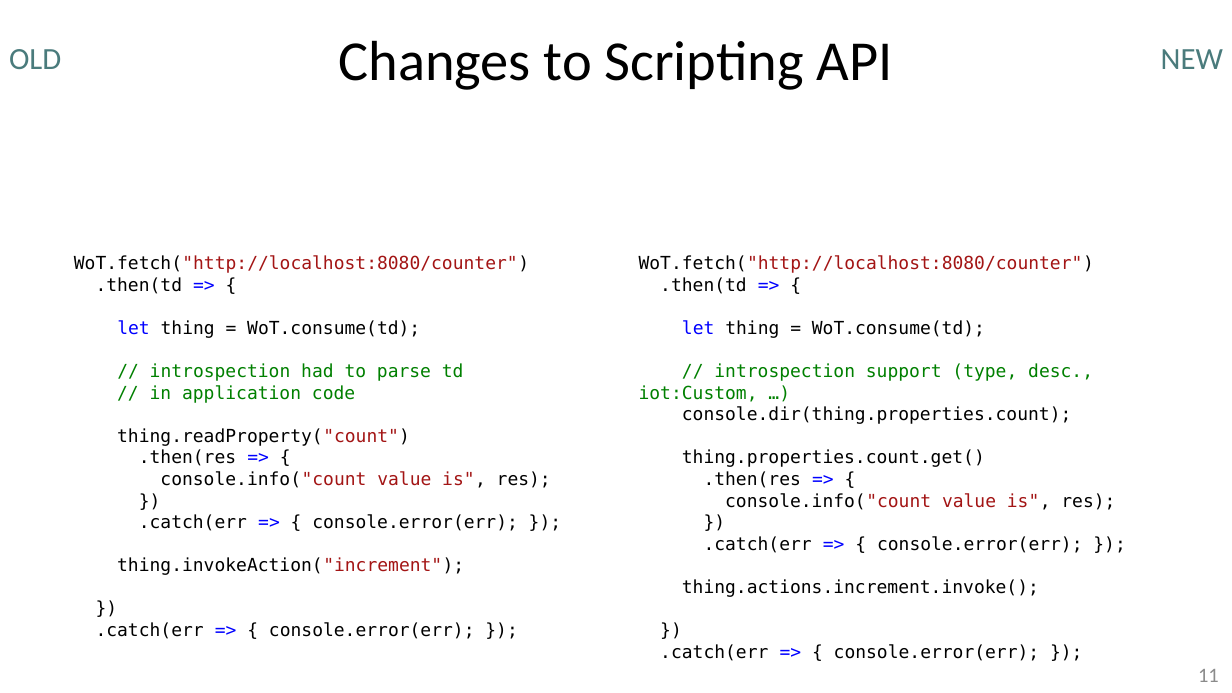
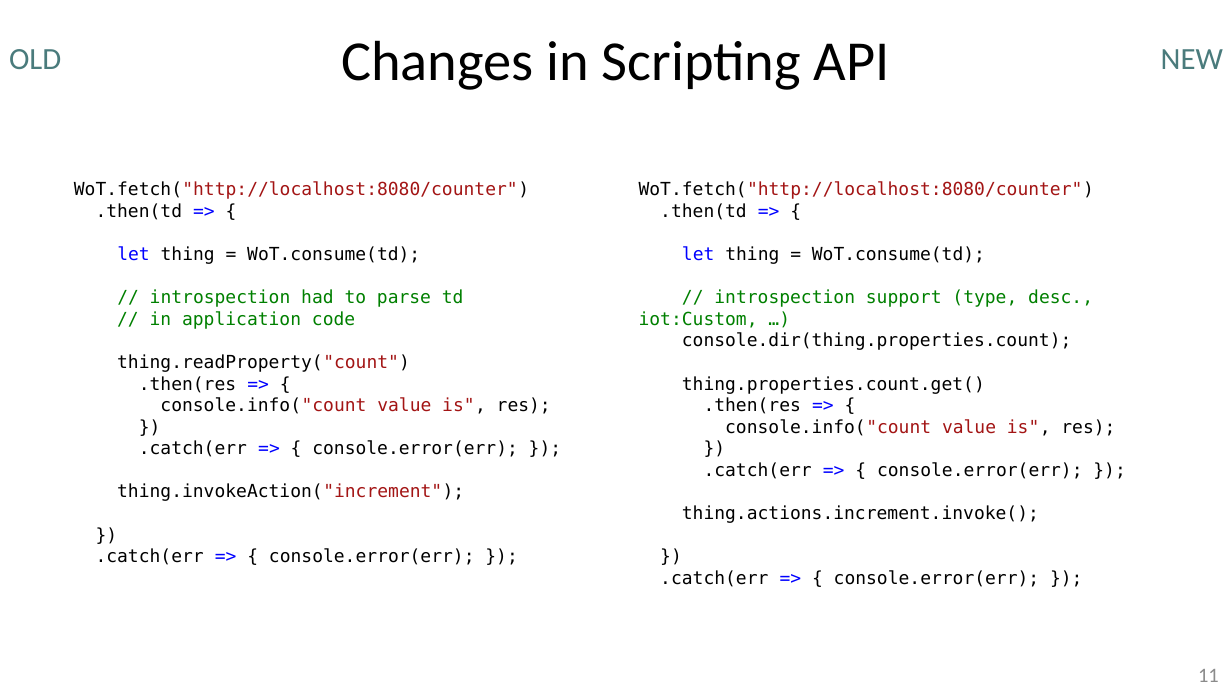
Before and after one commit to t2trg/2018-ietf102, a slide deck: slide 11 of slides/13_T2TRG_IETF102_W3C-WoT-Update.pptx. Drawn at 1232x693 pixels with LibreOffice and Linux fonts; fonts in the diff are those of the drawing. Boxes give left, top, right and bottom in pixels: in the first picture for what was removed or moved away, otherwise in the second. Text is boxed around its words. In the diff, an @@ line names an element or a change of style, - is before the commit and + after.

```diff
--- a/slides/13_T2TRG_IETF102_W3C-WoT-Update.pptx
+++ b/slides/13_T2TRG_IETF102_W3C-WoT-Update.pptx
@@ title at [341, 40, 890, 90]: text changed @@
-Changes to Scripting API
+Changes in Scripting API
@@ text "WoT.fetch("http://localhost:8080/counter")": place and size @@
-text "WoT.fetch("http://localhost:8080/counter")" at [74, 255, 551, 639]
+text "WoT.fetch("http://localhost:8080/counter")" at [74, 181, 551, 565]
@@ text "WoT.fetch("http://localhost:8080/counter")": place and size @@
-text "WoT.fetch("http://localhost:8080/counter")" at [639, 255, 1115, 661]
+text "WoT.fetch("http://localhost:8080/counter")" at [639, 181, 1115, 587]
```
Also in this commit, not shown: 6 other slides changed, 1 slide added.
